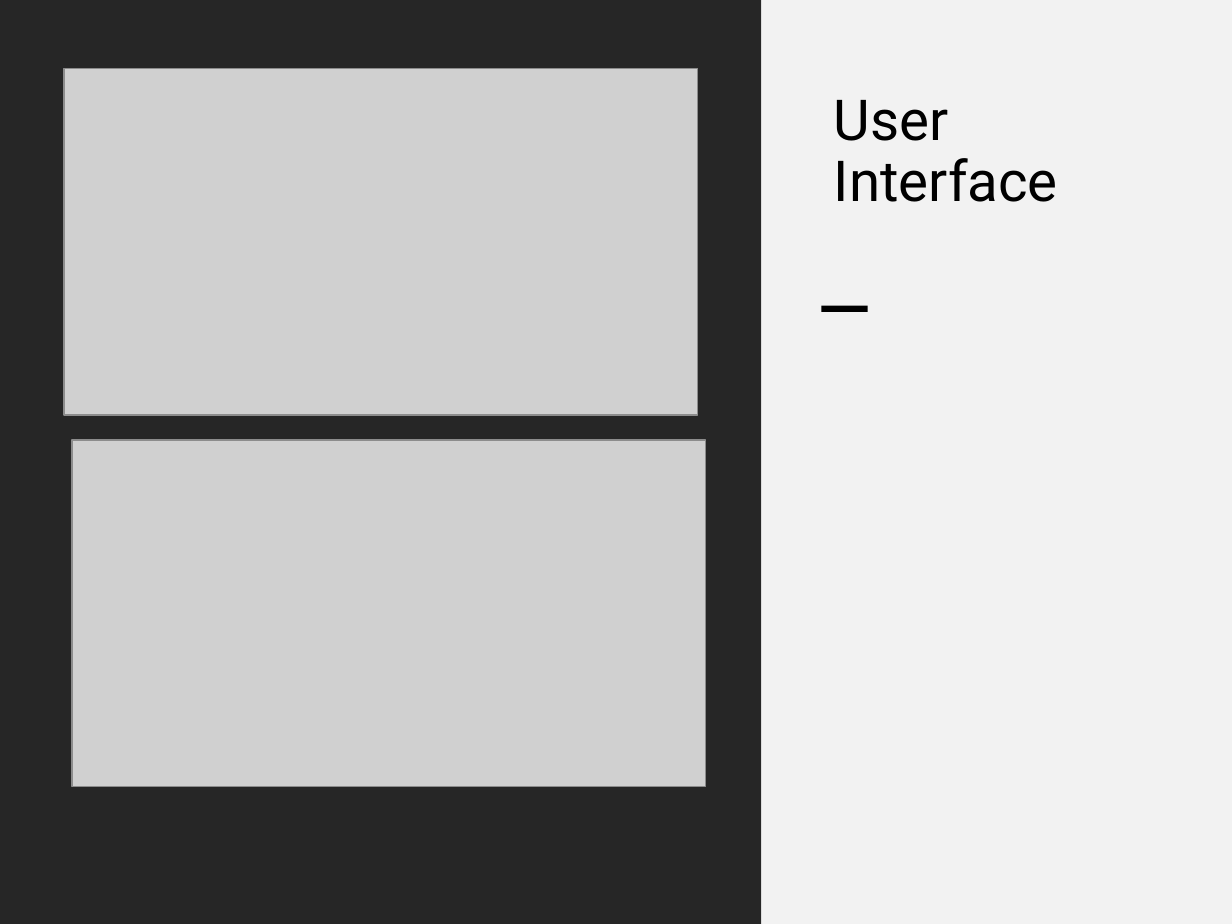
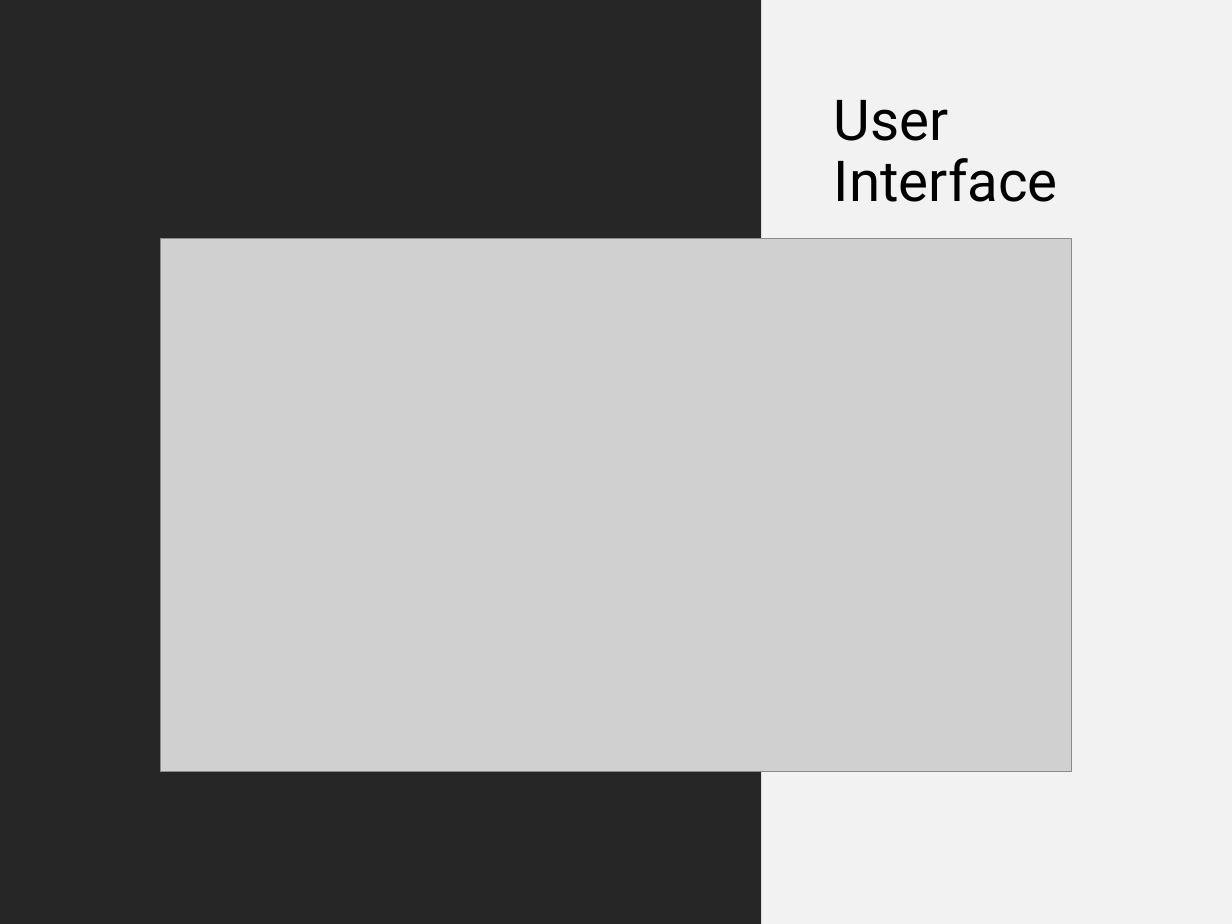
Before and after one commit to justvarma/Inventory_managment, a slide deck: slide 15 of Resources/dbms_presentation.pptx (slide 9 before the commit). Drawn at 1232x924 pixels with LibreOffice and Linux fonts; fonts in the diff are those of the drawing; grey boxes stand for pictures. Boxes give left, top, right and bottom in pixels: in the first picture for what was removed or moved away, otherwise in the second. Text is boxed around its words. In the diff, an @@ line names an element or a change of style, - is before the commit and + after.

```diff
--- a/Resources/dbms_presentation.pptx
+++ b/Resources/dbms_presentation.pptx
@@ picture removed at (64, 68, 697, 414) @@
@@ picture added at (160, 239, 1072, 771) @@
@@ rectangle removed at (822, 306, 869, 312) @@
@@ picture removed at (73, 440, 706, 786) @@
```
Also in this commit, not shown: 1 other slide changed, 18 slides added, 1 slide removed, 1 other file.
